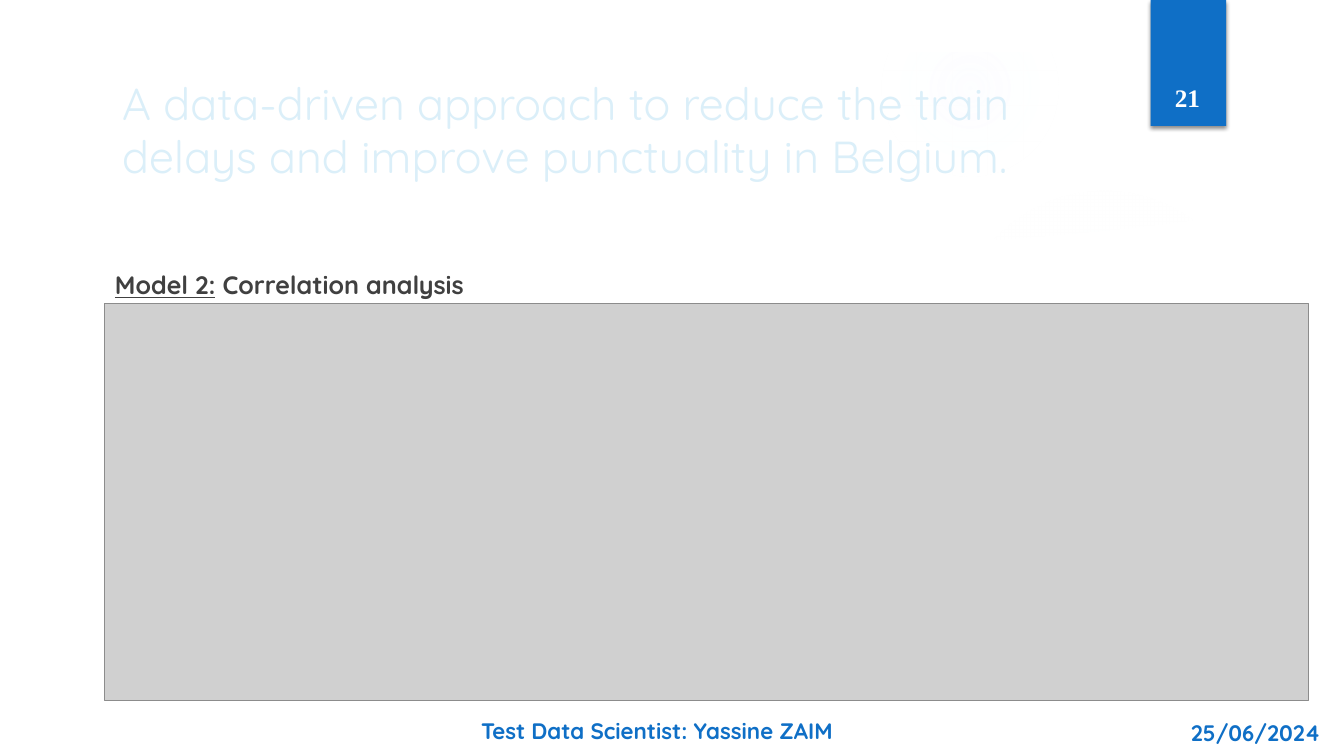
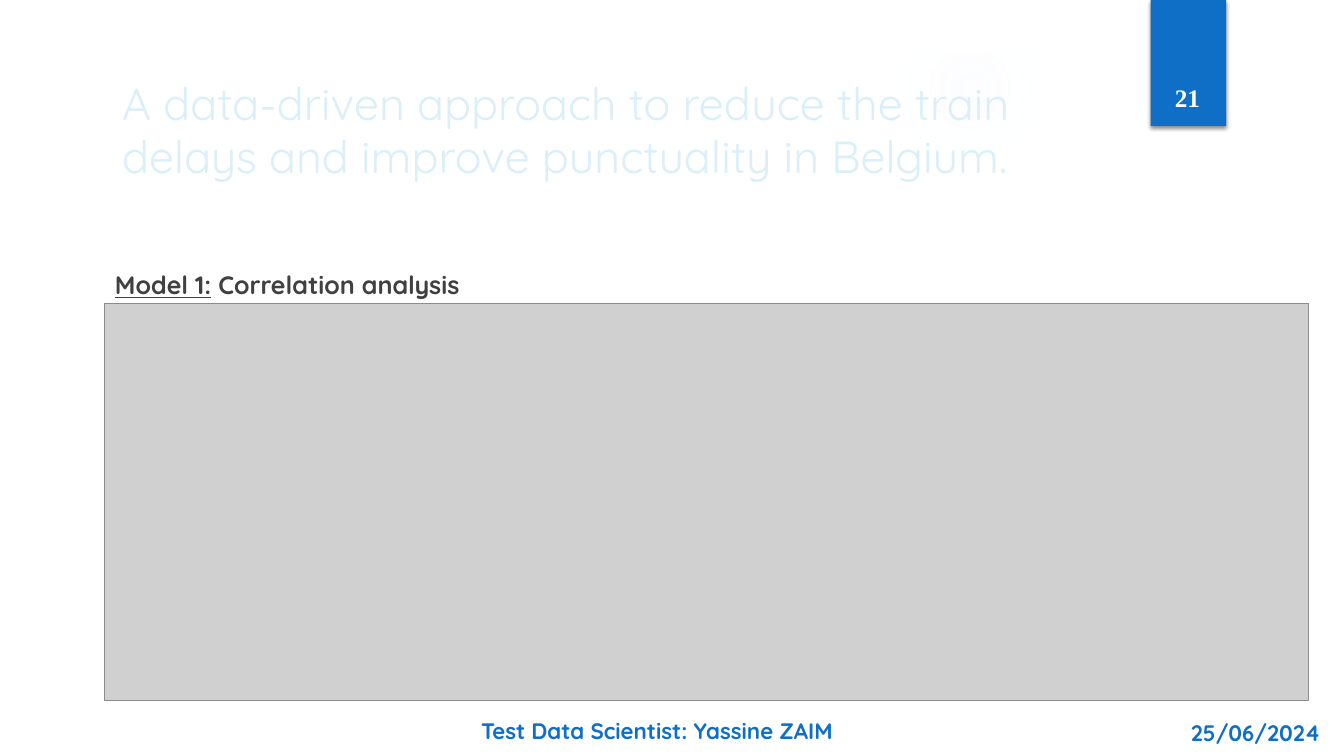
Before and after one commit to ZaimYassine/Ypto-test-Yassine-Zaim, a slide deck: slide 21 of Test_Data_Scientist_Yassine_ZAIM.pptx. Drawn at 1344x756 pixels with LibreOffice and Linux fonts; fonts in the diff are those of the drawing; grey boxes stand for pictures; background and template pictures are left out. Boxes give left, top, right and bottom in pixels: in the first picture for what was removed or moved away, otherwise in the second. Text is boxed around its words. In the diff, an @@ line names an element or a change of style, - is before the commit and + after.

```diff
--- a/Test_Data_Scientist_Yassine_ZAIM.pptx
+++ b/Test_Data_Scientist_Yassine_ZAIM.pptx
@@ text at bbox=[115, 275, 460, 299]: text changed @@
-Model 2: Correlation analysis
+Model 1: Correlation analysis
```
Also in this commit, not shown: 11 other slides changed, 1 slide added, 2 other files.
